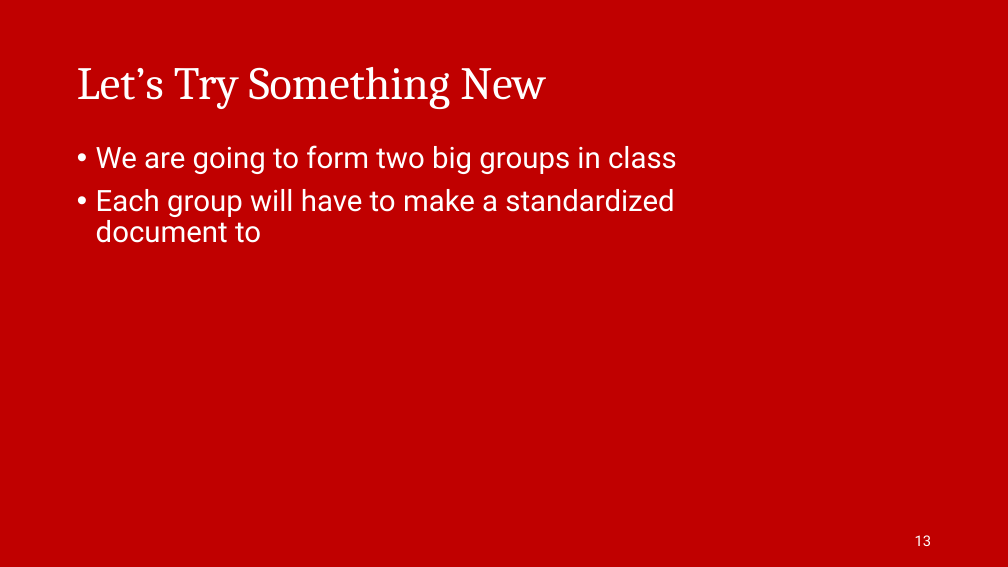
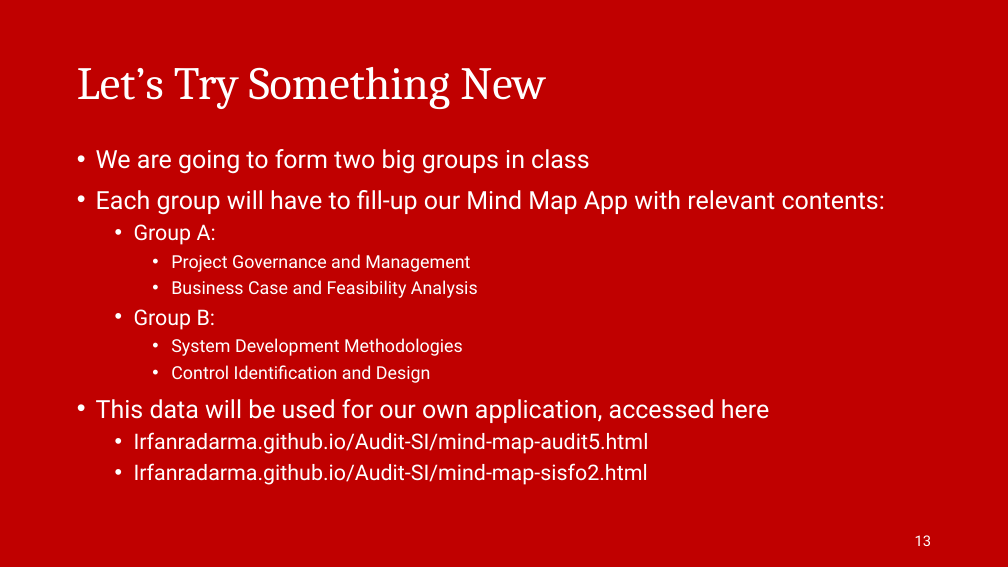
Before and after one commit to irfanradarma/Audit-SI, a slide deck: slide 13 of Slides/03 - IS Acquisition & Development.pptx. Drawn at 1008x567 pixels with LibreOffice and Linux fonts; fonts in the diff are those of the drawing; background and template pictures are left out. Boxes give left, top, right and bottom in pixels: in the first picture for what was removed or moved away, otherwise in the second. Text is boxed around its words. In the diff, an @@ line names an element or a change of style, - is before the commit and + after.

```diff
--- a/Slides/03 - IS Acquisition & Development.pptx
+++ b/Slides/03 - IS Acquisition & Development.pptx
@@ text at [96, 149, 590, 174]: size 28 to 23.8 pt in "We are going to form two big ..."; line spacing 0.9 to 1 @@
@@ text at [96, 190, 885, 485]: text changed; size 28 to 17 pt @@
-• Each group will have to make a standardized document to
+• Each group will have to fill-up our Mind Map App with relevant contents:
+  • Group A:
+    • Project Governance and Management
+    • Business Case and Feasibility Analysis
+  • Group B:
+    • System Development Methodologies
+    • Control Identification and Design
+• This data will be used for our own application, accessed here
+  • Irfanradarma.github.io/Audit-SI/mind-map-audit5.html
+  • Irfanradarma.github.io/Audit-SI/mind-map-sisfo2.html
```
Also in this commit, not shown: 3 other slides changed, 18 slides added, 2 other files.
